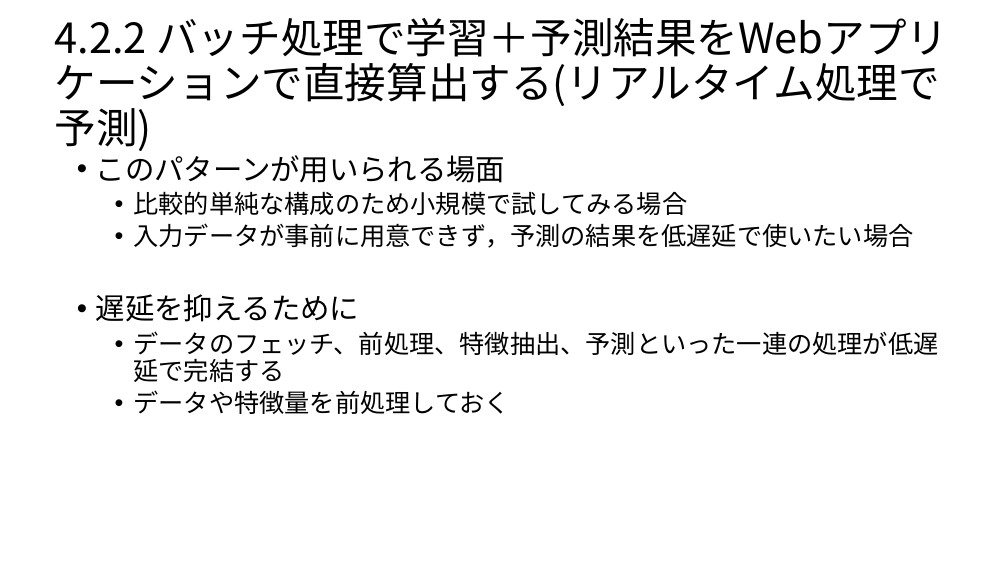
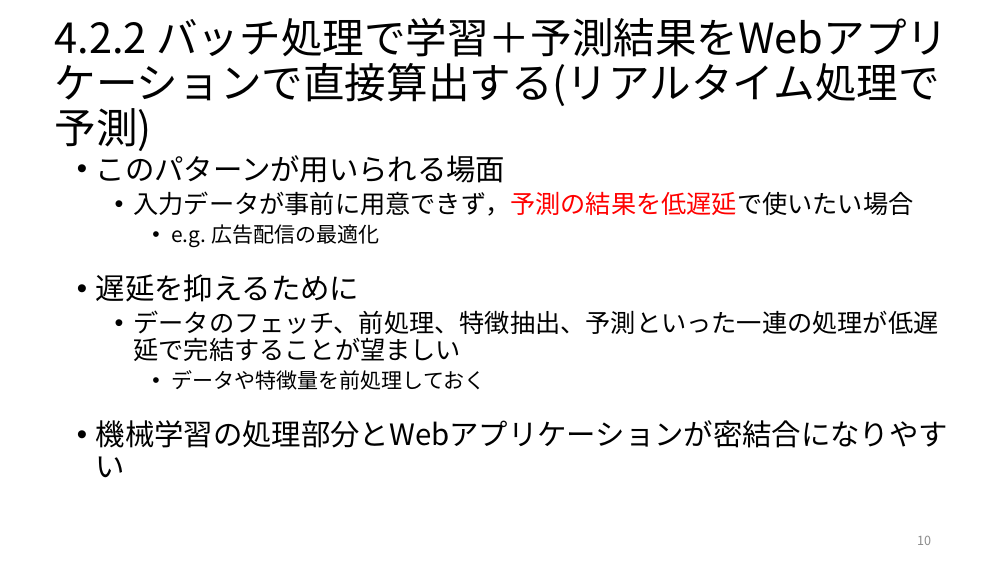
Before and after one commit to ryosuke-ku/Rinko, a slide deck: slide 10 of 仕事ではじめる機械学習第4章.pptx. Drawn at 1008x567 pixels with LibreOffice and Linux fonts; fonts in the diff are those of the drawing. Boxes give left, top, right and bottom in pixels: in the first picture for what was removed or moved away, otherwise in the second. Text is boxed around its words. In the diff, an @@ line names an element or a change of style, - is before the commit and + after.

Commit message:
add 仕事で始める機械学習第4章を編集しました

```diff
--- a/仕事ではじめる機械学習第4章.pptx
+++ b/仕事ではじめる機械学習第4章.pptx
@@ text at box(134, 191, 688, 215): paragraph removed @@
-  • 比較的単純な構成のため小規模で試してみる場合
@@ text at box(134, 191, 914, 390): text colour #000000 to #FF0000 in "入力データが事前に用意できず，予測の結果を低遅延で使いたい場合"; size 24 to 20 pt in "データや特徴量を前処理しておく"; list level 2 to 3 in "データや特徴量を前処理しておく" @@
@@ text at box(171, 224, 379, 247): paragraph added @@
+    • e.g. 広告配信の最適化
@@ text at box(134, 310, 939, 361): text changed @@
-  • データのフェッチ、前処理、特徴抽出、予測といった一連の処理が低遅延で完結する
+  • データのフェッチ、前処理、特徴抽出、予測といった一連の処理が低遅延で完結することが望ましい
@@ text at box(96, 420, 948, 448): paragraph added @@
+• 機械学習の処理部分とWebアプリケーションが密結合になりやすい
@@ page number added at box(917, 536, 931, 545), 12 pt, text #8C8C8C @@
+10
```
Also in this commit, not shown: 22 other slides changed, 5 slides added, 1 other file.
